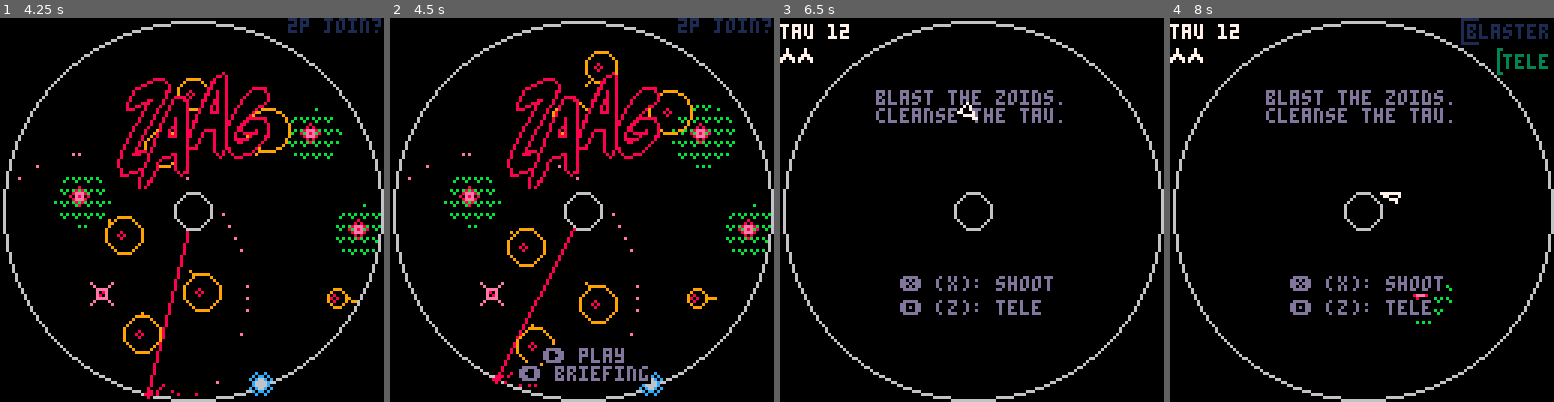
Above: before the commit, frames 1-4 (left to right).
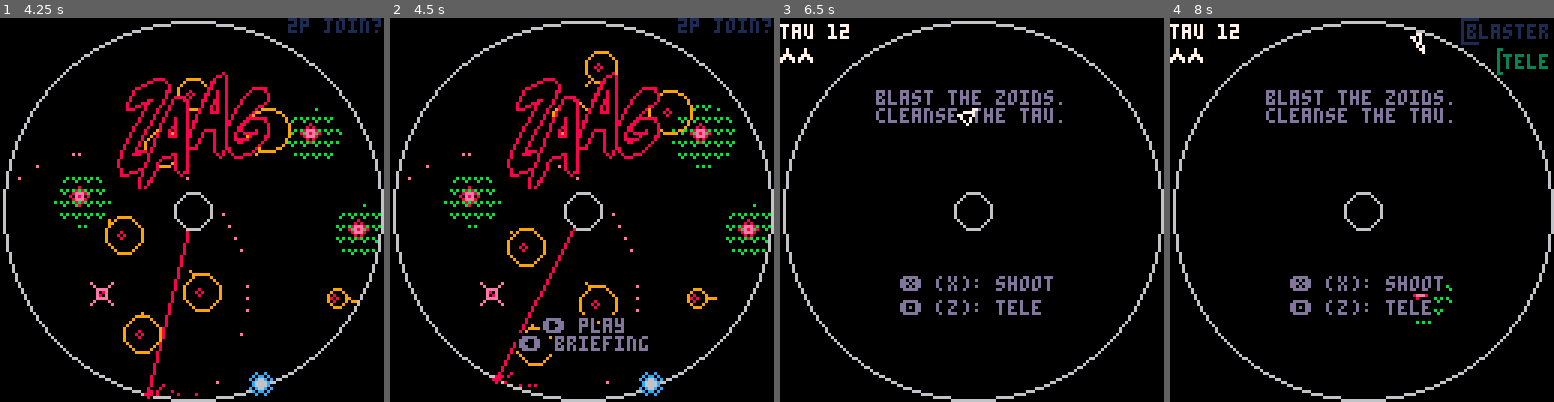
Above: after the commit, the same moments.

Repository: caseylabrack/laser
Game: PICO-8 cartridge zaag.p8
Same seed, same stepped clock (60 frames per second), same inputs: the game is played once before the commit and once after it.
Inputs:
- Up to frame 1 (4.25 s): tap X (X key) at 0.33, 0.7, 1.43, 2.58, 3.1, 3.62, 4.13 s; tap O (Z key) at 1.07, 1.8, 2.43, 3.07, 3.7 s; hold Right 2.33-3.33 s; hold Right 3.38-4.22 s
- Up to frame 2 (4.5 s): hold Up from 4.27 s (still down); tap O (Z key) at 4.33 s
- Up to frame 3 (6.5 s): tap X (X key) every 0.52 s from 4.65 to 6.2 s; release Up at 4.67 s; hold Right 4.72-5.72 s; tap O (Z key) at 4.97, 5.6, 6.23 s; hold Down 5.77-6.1 s; hold Left from 6.15 s (still down)
- Up to frame 4 (8 s): tap X (X key) at 6.72, 7.23, 7.75 s; tap O (Z key) at 6.87, 7.5 s; release Left at 6.98 s; hold Right from 7.03 s (still down)

Frame 1 is identical in both runs. In frame 2, 2.1% of the frame differs, in the area x 32-68%, y 77-96%; in frame 3, 0.1%; in frame 4, 0.2%.

Commit message:
launch endless from title, steer during spawn

Diff:
--- a/zaag.p8
+++ b/zaag.p8
@@ -5,8 +5,7 @@
 -- casey labrack
 
 --todo:
----allow rotation during spawn phase?
----endless mode unlockable
+---tau 12 text can overlap enemy
 
 --debug=false--true
 
@@ -43,6 +42,7 @@
 --4: screenshake toggle (0 is on, 1 is off)
 --5: highscore
 --6: tutorial
+--7: has unlocked endless
 
 dethmsgs=split(
 [[zIGGED WHEN I SHOULDA ZAAGED
@@ -144,6 +144,11 @@
 end
 
 function _mainupdate()
+
+--allow turning during spawn time
+for p in all(ps) do
+	p:steer()
+end
 
 -- pause for boss theme reprise
 if stat(49)==33 then
@@ -481,6 +486,7 @@
 
 -- game win
 if boss.enabled and state~="win" and boss.hp<0 then
+	dset(7,1)
 	lvl+=1
 	makelvl()
 	extralives=mulligans
@@ -1394,14 +1400,25 @@
 			deathlines={},deathpnts={},
 			spawnticks=0,
 
+			steer=function(_ENV)
+				if btn(➡️,id) then
+					dr-=rt
+				end
+				if btn(⬅️,id) then
+					dr+=rt
+				end
+				a+=dr
+				dr*=.65
+			end,
+
 			update=function(_ENV)
 				if not enabled then return end
-				if btn(➡️,id) then
-					dr-=rt
-				end
-				if btn(⬅️,id) then
-					dr+=rt
-				end
+--				if btn(➡️,id) then
+--					dr-=rt
+--				end
+--				if btn(⬅️,id) then
+--					dr+=rt
+--				end
 				if btn(⬆️,id) then
 					dx+=cos(a)*t
 					dy+=sin(a)*t
@@ -1446,10 +1463,10 @@
 				end
 				x+=dx
 				y+=dy
-				a+=dr
+--				a+=dr
 				dx*=.92 --apply friction
 				dy*=.92
-				dr*=.65
+--				dr*=.65
 			end,
 
 			render=function(_ENV)
@@ -1689,6 +1706,14 @@
 			sfx(37,-2)
 			doslides()
 		end
+		if btnp(⬇️) and dget(7)==1 then
+			sfx(37,-2)
+			lvl=13
+			makelvl()
+			extralives=mulligans
+			state="wipe"
+			wipe=cocreate(wipe_anim)
+		end
 	end
 
 	if btnp()>255 then
@@ -1710,7 +1735,10 @@
 			96,0,ps[2].playing and 12 or 1)
 
 		if title⧗>60 then
-			textshadow("  ➡️ play\n⬅️ briefing",43,110,13)
+			if dget(7)==1 then
+				textshadow("⬇️ endless",45,115,8)
+			end
+			textshadow("  ➡️ play\n⬅️ briefing",43,100,13)
 		end
 
 --		color(1)
